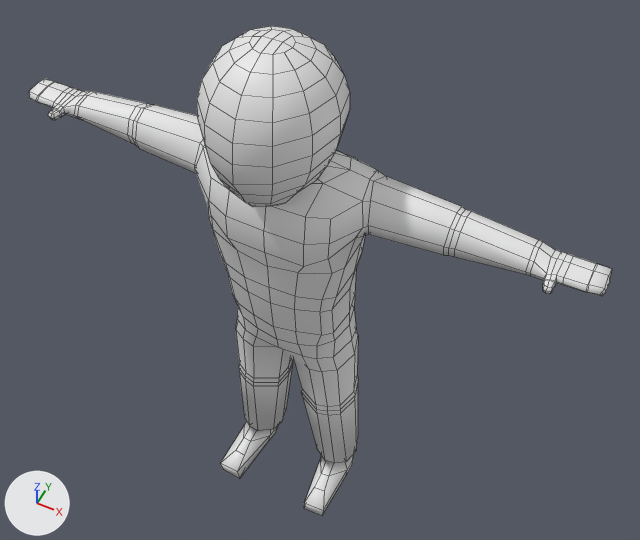
An edit to the Blender file LD30/Assets/Models/Common/Girl.blend, drawn before and after from the same camera.
Both versions are drawn from a 50 mm lens placed at (5.81, -10.42, 20.06), pointed at (0.39, 0.42, 6.53). Every picture has the same lights, and +X, +Y and +Z are marked at lower left. Mesh edges are drawn as thin lines.

Script lines for the objects in view, before the commit:
```python
me_cube_001 = bpy.data.meshes.new('Cube.001')
me_cube_001.from_pydata(...)  # 731 vertices, 738 faces; spans x -2.28..2.28, y -0.73..0.41, z 0.88..5.8
me_cube_001.polygons.foreach_set('use_smooth', [True] * 738)
ob_cube = bpy.data.objects.new('Cube', me_cube_001)
ob_cube.location = (0.0, 0.0, -2.31)
ob_cube.scale = (2.53, 2.53, 2.53)
```
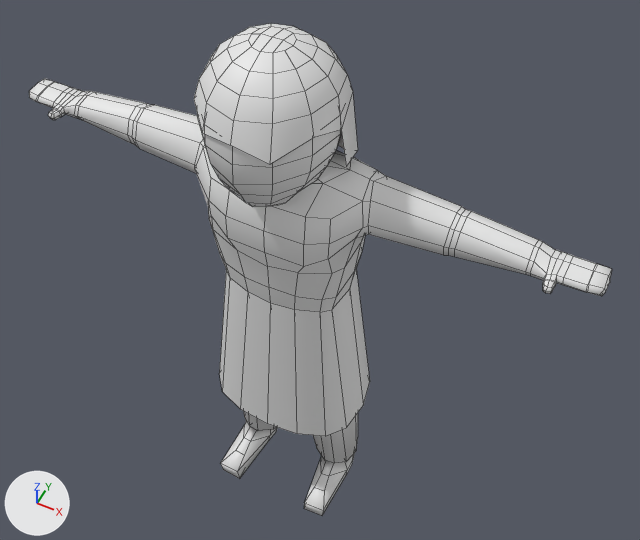
Where the change shows, as pixel boxes (x1, y1, x2, y2) in the pictures (640 x 540 px):
'Cube', reshaped
    before: (29, 26, 612, 516)
    after: (29, 23, 612, 516)
part 1 of me_cube_001, added
    after: (194, 23, 358, 166)
part 2 of me_cube_001, added
    after: (219, 270, 370, 436)

Diff of the bpy script that builds the scene:
```diff
--- a/LD30/Assets/Models/Common/Girl.blend.py
+++ b/LD30/Assets/Models/Common/Girl.blend.py
@@ me_cube_001 @@
 # used by ob_cube; location = (0.0, 0.0, -2.31); scale = (2.53, 2.53, 2.53)
-me_cube_001.from_pydata(...)  # 731 vertices, 738 faces; spans x -2.28..2.28, y -0.73..0.41, z 0.88..5.8
+me_cube_001.from_pydata(...)  # 833 vertices, 816 faces; spans x -2.28..2.28, y -0.73..0.55, z 0.88..5.82
+# me_cube_001 part 1: a new loose piece of 70 vertices spanning x -0.49..0.49, y -0.71..0.45, z 4.63..5.82
+# me_cube_001 part 2: a new loose piece of 32 vertices spanning x -0.7..0.66, y -0.54..0.55, z 2.03..3.61
```
